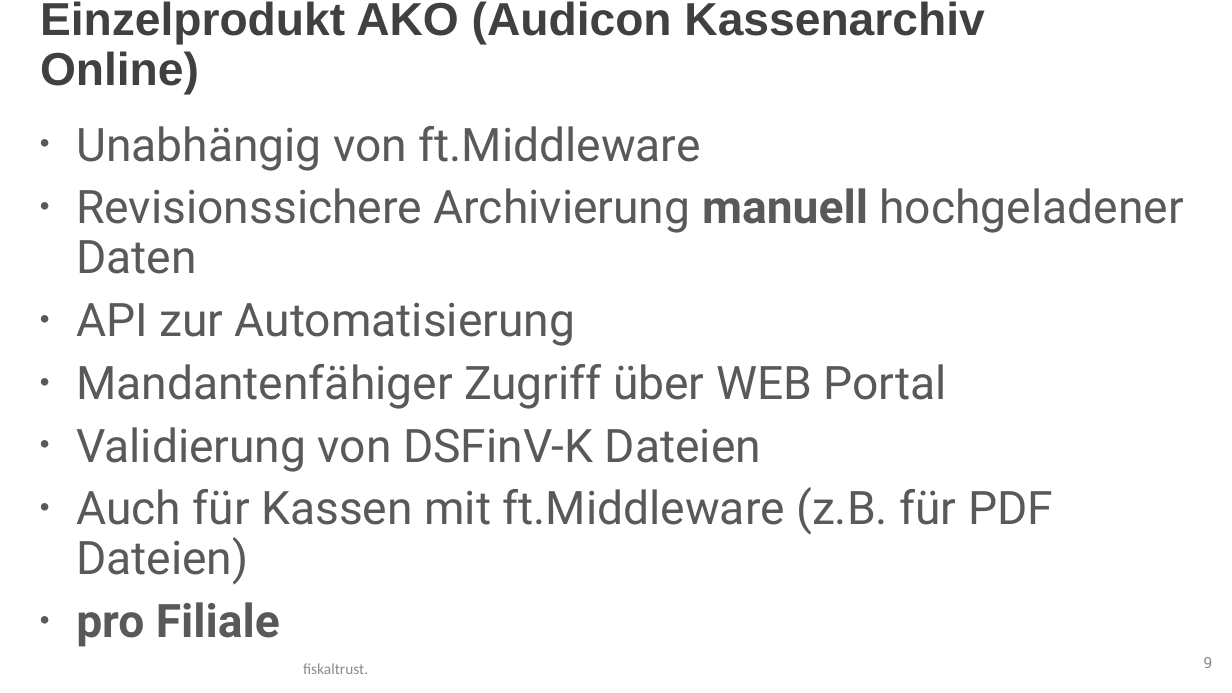
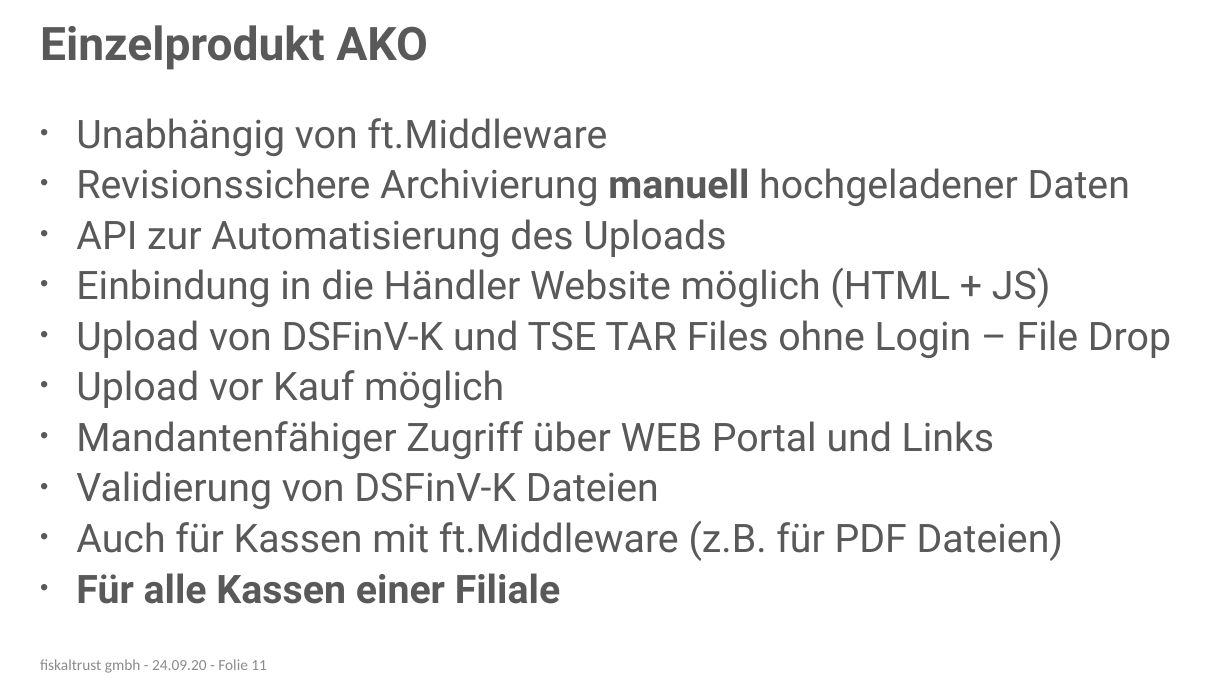
Before and after one commit to fiskaltrust/productdescription-de-doc, a slide deck: slide 11 of for-posdealers/presentation/sales/media/posdealer-sales-rollout.pptx (slide 9 before the commit). Drawn at 1232x693 pixels with LibreOffice and Linux fonts; fonts in the diff are those of the drawing; background and template pictures are left out. Boxes give left, top, right and bottom in pixels: in the first picture for what was removed or moved away, otherwise in the second. Text is boxed around its words. In the diff, an @@ line names an element or a change of style, - is before the commit and + after.

```diff
--- a/for-posdealers/presentation/sales/media/posdealer-sales-rollout.pptx
+++ b/for-posdealers/presentation/sales/media/posdealer-sales-rollout.pptx
@@ title at <box>40,25,428,70</box>: text changed; font Arial to Roboto; text colour #404040 to #595959 @@
-Einzelprodukt AKO (Audicon Kassenarchiv Online)
+Einzelprodukt AKO
@@ text at <box>76,118,1130,561</box>: size 36 to 30.6 pt in "Unabhängig von ft.Middleware", "Revisionssichere Archivierung manuell hochgeladener Daten", "Validierung von DSFinV-K Dateien", "Auch für Kassen mit ft.Middleware (z.B. für ..."; line spacing 0.9 to 0.8 @@
@@ text at <box>76,219,1171,459</box>: text changed; size 36 to 30.6 pt @@
-• API zur Automatisierung
-• Mandantenfähiger Zugriff über WEB Portal
+• API zur Automatisierung des Uploads
+• Einbindung in die Händler Website möglich (HTML + JS)
+• Upload von DSFinV-K und TSE TAR Files ohne Login – File Drop
+• Upload vor Kauf möglich
+• Mandantenfähiger Zugriff über WEB Portal und Links
@@ text at <box>76,573,560,604</box>: text changed; size 36 to 30.6 pt @@
-• pro Filiale
+• Für alle Kassen einer Filiale
@@ text added at <box>40,659,267,673</box>, 12 pt, text #8C8C8C @@
+fiskaltrust gmbh - 24.09.20 - Folie 11
@@ page number removed at <box>1204,657,1213,668</box> @@
-9
@@ text removed at <box>303,663,368,674</box> @@
-fiskaltrust.
```
Also in this commit, not shown: 13 other slides changed, 6 slides added, 2 slides removed, 13 other files.
